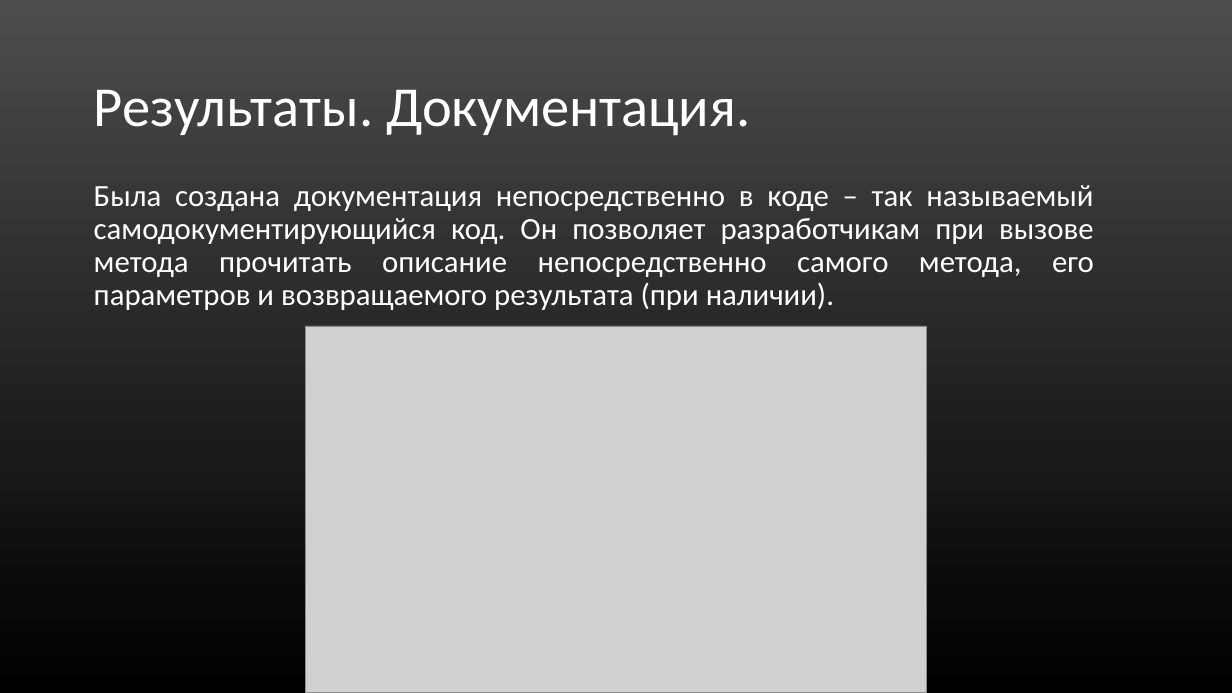
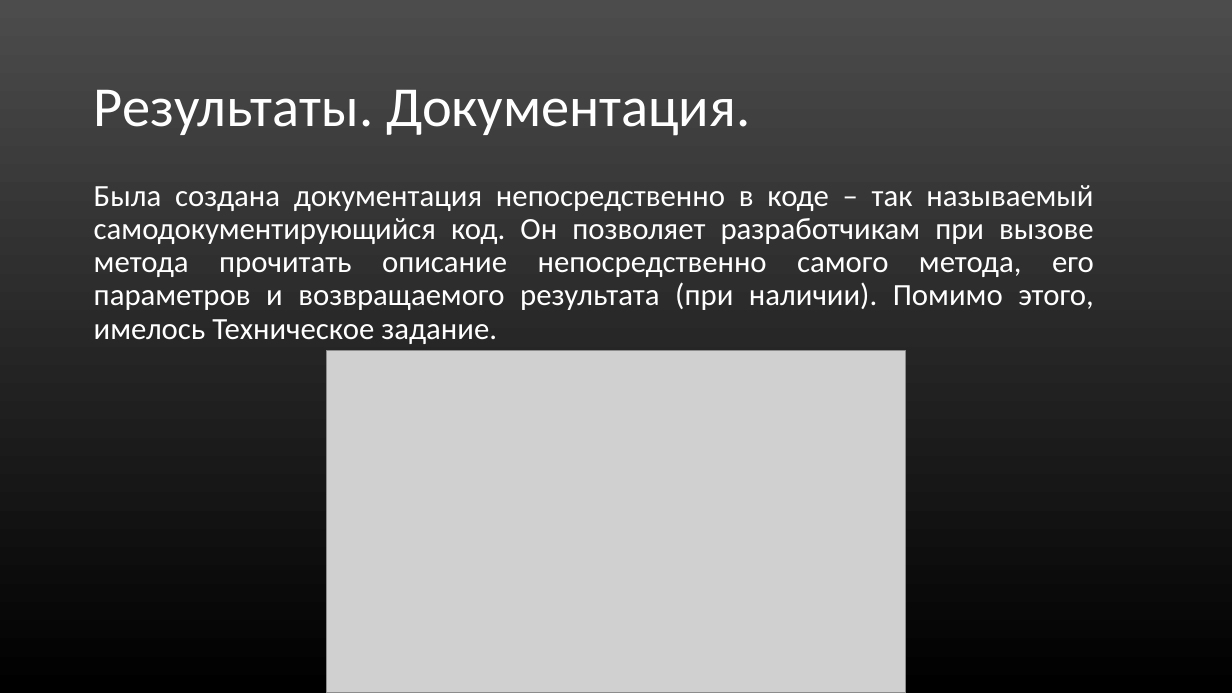
Before and after one commit to Mr-Dm1try/SteamCardsFarmer, a slide deck: slide 17 of Презентация_Помойки.ppt. Drawn at 1232x693 pixels with LibreOffice and Linux fonts; fonts in the diff are those of the drawing; grey boxes stand for pictures. Boxes give left, top, right and bottom in pixels: in the first picture for what was removed or moved away, otherwise in the second. Text is boxed around its words. In the diff, an @@ line names an element or a change of style, - is before the commit and + after.

Commit message:
Added TZ in presentation

```diff
--- a/Презентация_Помойки.ppt
+++ b/Презентация_Помойки.ppt
@@ text at <box>94,185,1094,344</box>: text changed @@
-Была создана документация непосредственно в коде – так называемый самодокументирующийся код. Он позволяет разработчикам при вызове метода прочитать описание непосредственно самого метода, его параметров и возвращаемого результата (при наличии).
+Была создана документация непосредственно в коде – так называемый самодокументирующийся код. Он позволяет разработчикам при вызове метода прочитать описание непосредственно самого метода, его параметров и возвращаемого результата (при наличии). Помимо этого, имелось Техническое задание.
@@ picture: place and size @@
-picture at <box>305,326,926,693</box>
+picture at <box>326,351,905,693</box>
```
Also in this commit, not shown: 10 slides added, 2 other files.
